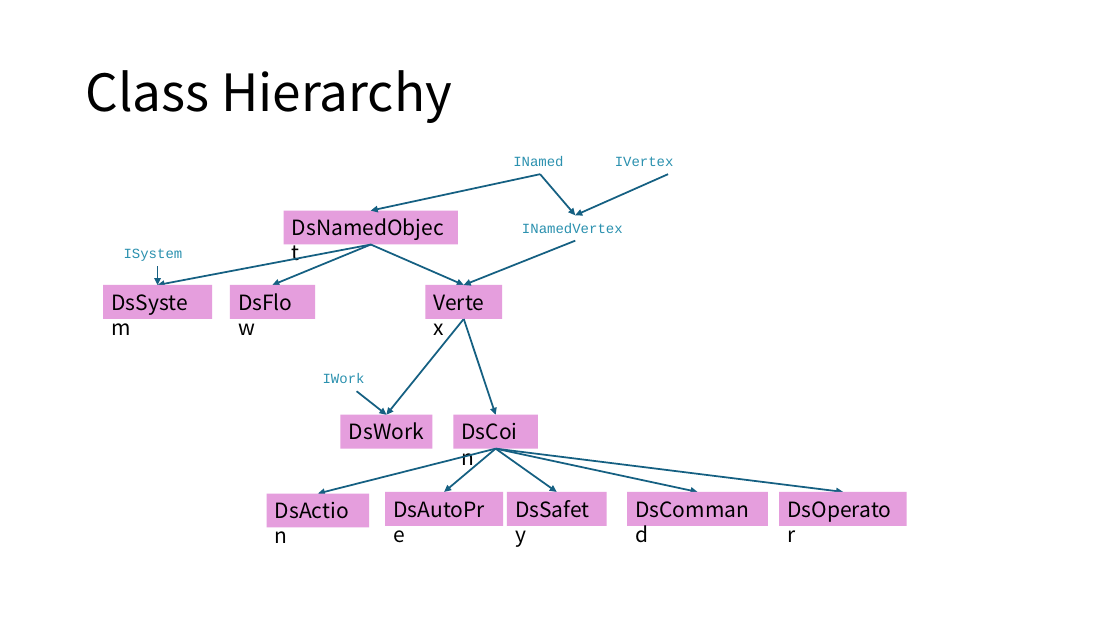
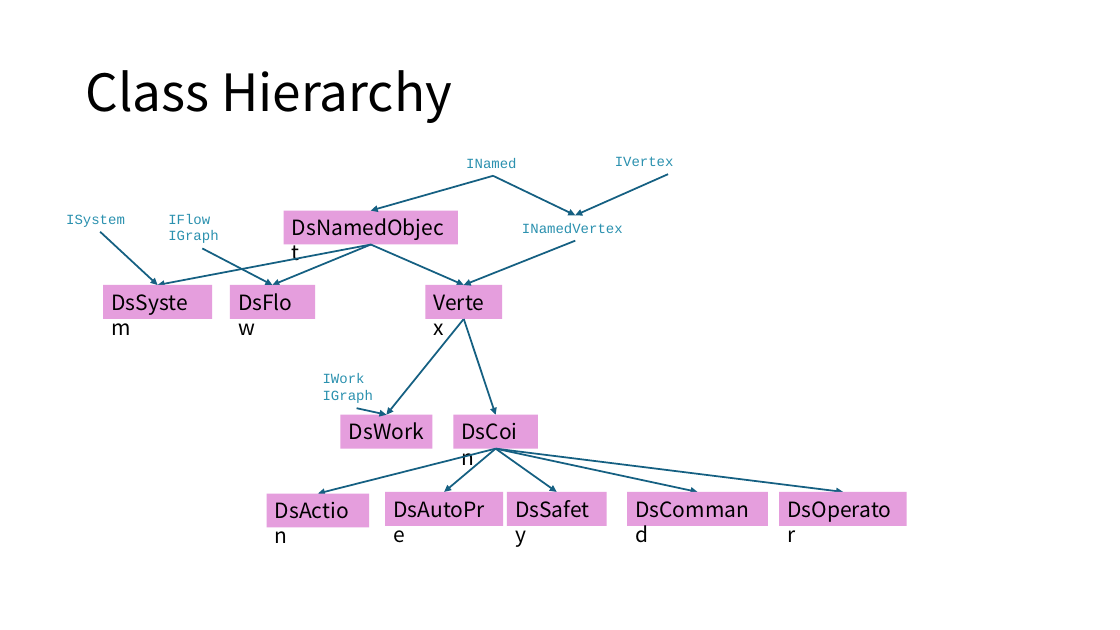
Before and after one commit to DualsoftDev/dsev2, a slide deck: slide 6 of docs/Manuals/Developers/Hierarrchies.pptx (slide 3 before the commit). Drawn at 1120x630 pixels with LibreOffice and Linux fonts; fonts in the diff are those of the drawing. Boxes give left, top, right and bottom in pixels: in the first picture for what was removed or moved away, otherwise in the second. Text is boxed around its words. In the diff, an @@ line names an element or a change of style, - is before the commit and + after.

```diff
--- a/docs/Manuals/Developers/Hierarrchies.pptx
+++ b/docs/Manuals/Developers/Hierarrchies.pptx
@@ arrow moved from (540, 174) - (371, 211) to (493, 176) - (371, 211) @@
@@ text "INamed": place and size @@
-text "INamed" at box(513, 156, 563, 166)
+text "INamed" at box(466, 158, 516, 168)
@@ arrow moved from (540, 174) - (576, 215) to (493, 176) - (576, 215) @@
@@ text "ISystem": place and size @@
-text "ISystem" at box(124, 248, 183, 261)
+text "ISystem" at box(66, 214, 125, 227)
@@ arrow moved from (158, 266) - (158, 285) to (100, 232) - (158, 285) @@
@@ text added at box(168, 214, 218, 243), 12 pt, text #2B91AF @@
+IFlow
+IGraph
@@ arrow added from (202, 249) to (272, 285), #156082 1.5 pt @@
@@ text at box(323, 390, 373, 403): paragraph added @@
+IGraph
@@ arrow moved from (357, 392) - (386, 415) to (357, 408) - (386, 415) @@
```
Also in this commit, not shown: 1 other slide changed, 4 slides added, 1 slide removed, 7 other files.
